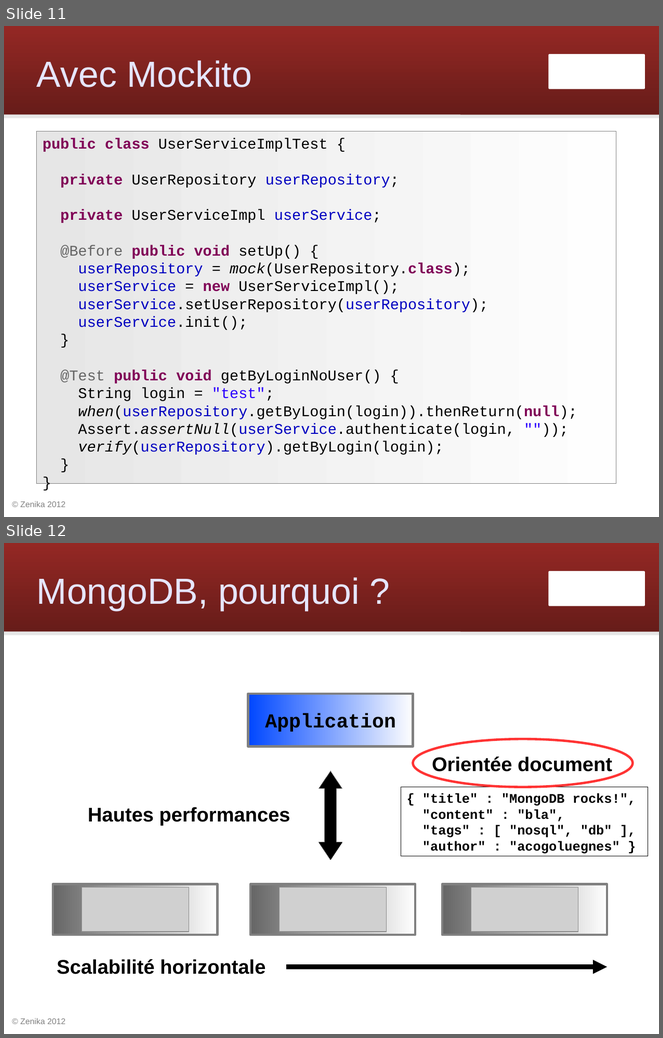
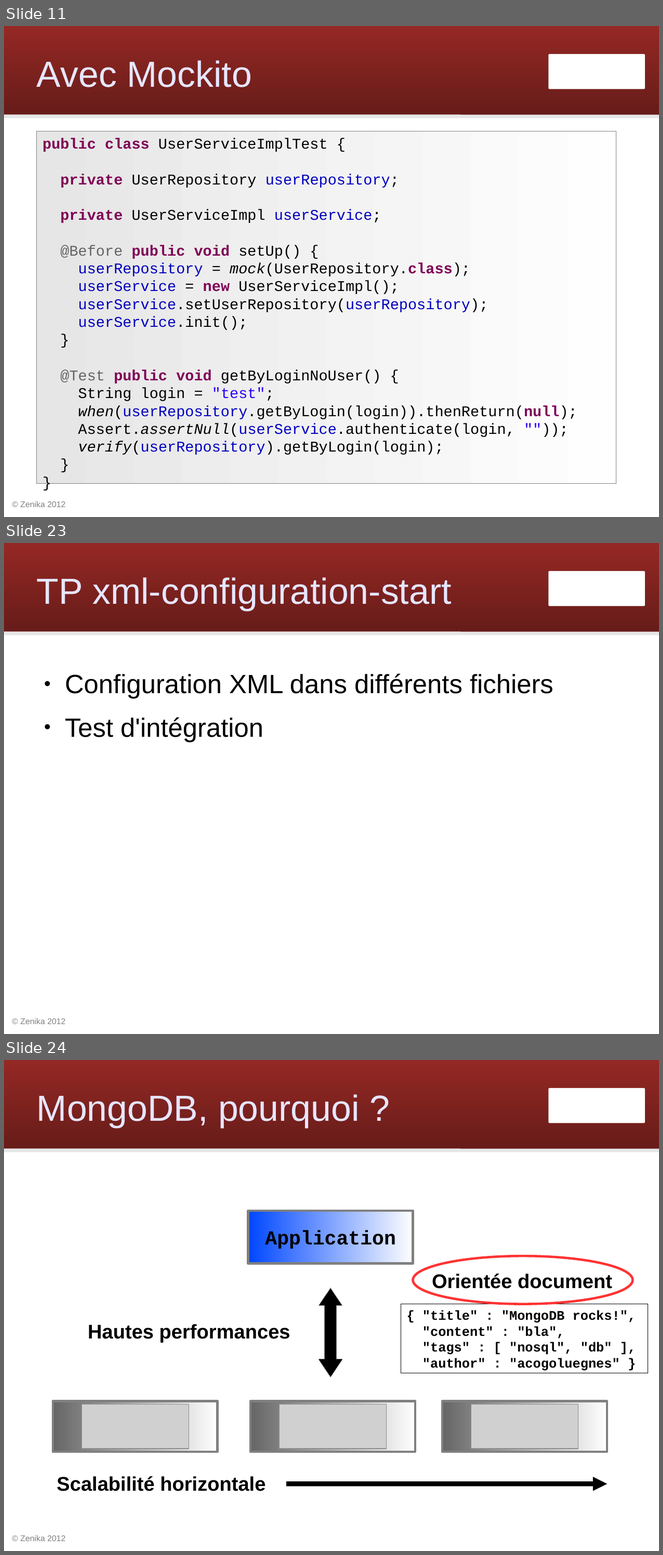
Before and after one commit to Zenika/workshop-spring-core, a slide deck: spring-workshop.odp. Shown one above the other, each under a label of ours: slides 11 and 12 before the commit, slides 11, 23 and 24 after it; the slides between them are not shown. The pictures are 663x1038 and 663x1555 pixels, drawn with LibreOffice and Linux fonts; fonts in the diff are those of the drawing; grey boxes stand for pictures; background and template pictures are left out. Boxes give left, top, right and bottom in pixels: in the first picture for what was removed or moved away, otherwise in the second. Text is boxed around its words. In the diff, an @@ line names an element or a change of style, - is before the commit and + after.

Commit message:
slides configuration XML

```diff
--- a/spring-workshop.odp
+++ b/spring-workshop.odp
@@ slide 23 added at box(4, 543, 659, 1034), background #FFFFFF; not listed: 4 template elements that a slide beside it also shows @@
@@ title added at box(37, 577, 451, 611), 44 pt, text #E6E6FF @@
+TP xml-configuration-start
@@ text added at box(65, 674, 554, 742), 32 pt, text #000000 @@
+● Configuration XML dans différents fichiers
+● Test d'intégration
@@ what was slide 12 is now slide 24 @@
```
Also in this commit, not shown: 11 other slides added, 1 other file.
